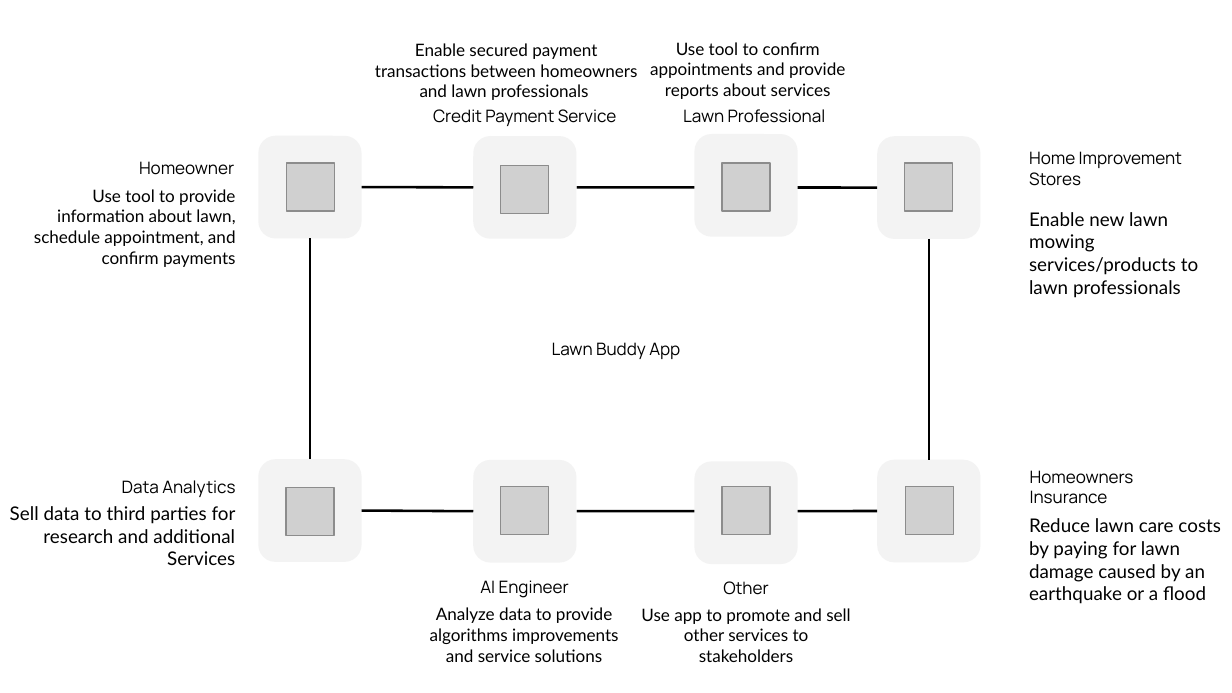
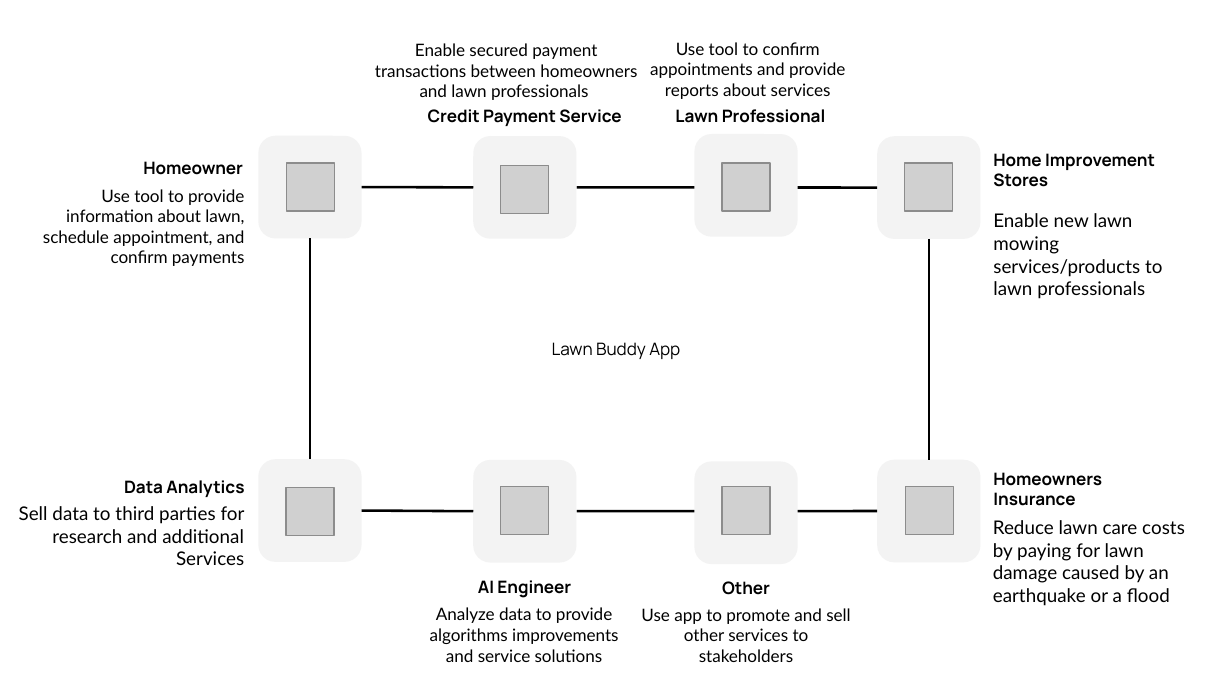
Before and after one commit to gasserahmed/VT-MIT, a slide deck: slide 6 of MGT5804-Leader Tech-Based Org/AI Automation Project/gasser18-AI_automation_project_slides.pptx (slide 3 before the commit). Drawn at 1232x693 pixels with LibreOffice and Linux fonts; fonts in the diff are those of the drawing; grey boxes stand for pictures. Boxes give left, top, right and bottom in pixels: in the first picture for what was removed or moved away, otherwise in the second. Text is boxed around its words. In the diff, an @@ line names an element or a change of style, - is before the commit and + after.

```diff
--- a/MGT5804-Leader Tech-Based Org/AI Automation Project/gasser18-AI_automation_project_slides.pptx
+++ b/MGT5804-Leader Tech-Based Org/AI Automation Project/gasser18-AI_automation_project_slides.pptx
@@ subtitle "Use tool to provide information ...": place and size @@
-subtitle "Use tool to provide information ..." at <box>34,189,236,267</box>
+subtitle "Use tool to provide information ..." at <box>43,189,245,266</box>
@@ 2 titles, 1 text: place and size @@
-2 titles, 1 text at <box>1029,151,1198,504</box>
+2 titles, 1 text at <box>993,153,1162,506</box>
@@ bold on in 8 elements at <box>428,109,621,126</box>, <box>478,580,571,598</box>, <box>722,581,770,595</box>, <box>675,109,826,123</box>, <box>143,161,243,175</box>, <box>124,480,244,497</box>, <box>993,153,1155,187</box>, <box>993,472,1102,506</box> @@
@@ text "Sell data to third parties ...": place and size @@
-text "Sell data to third parties ..." at <box>10,506,236,565</box>
+text "Sell data to third parties ..." at <box>19,506,245,565</box>
@@ text "Reduce lawn care costs by ...": place and size @@
-text "Reduce lawn care costs by ..." at <box>1029,518,1221,604</box>
+text "Reduce lawn care costs by ..." at <box>993,520,1185,606</box>
```
Also in this commit, not shown: 3 other slides changed, 3 slides added, 2 other files.
